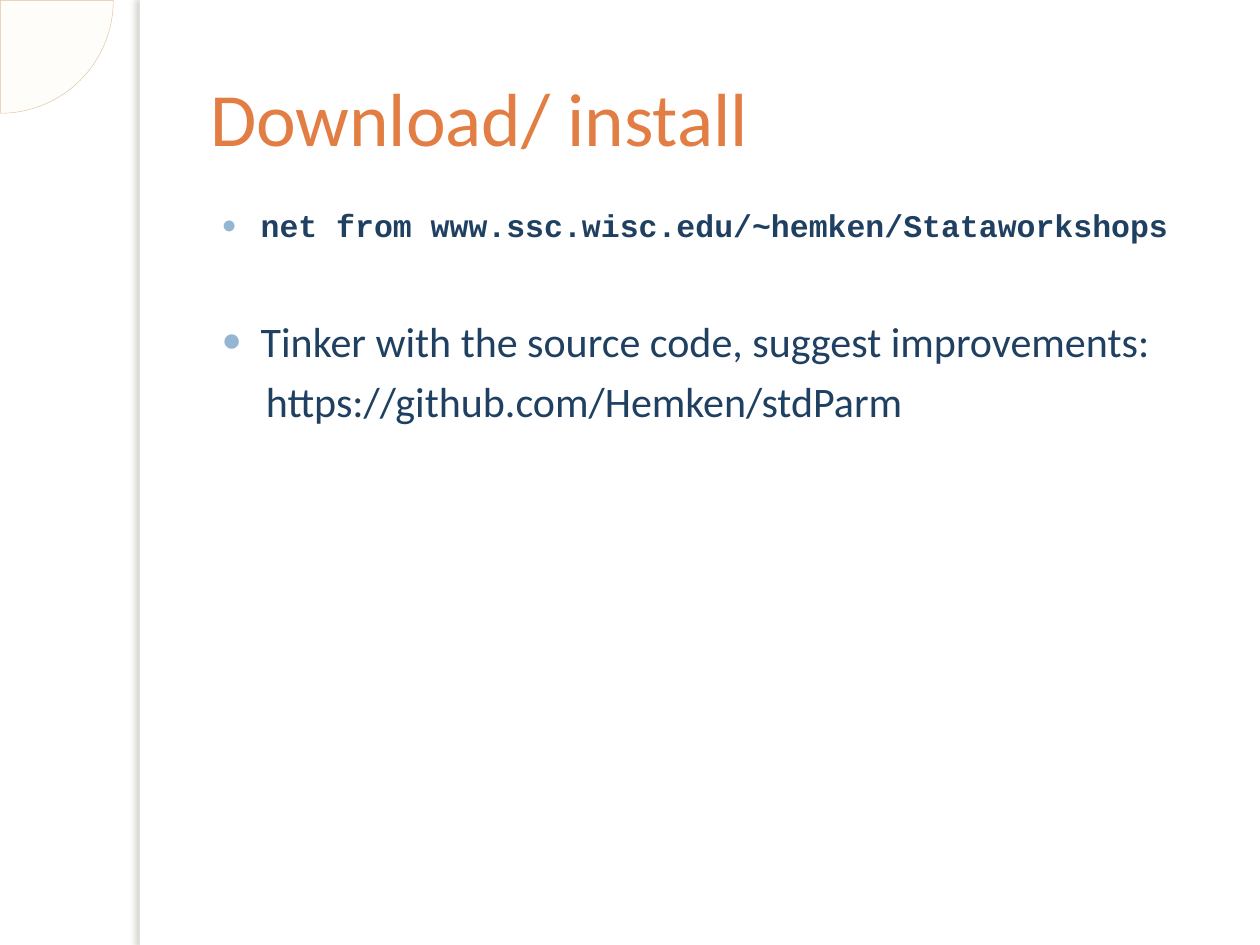
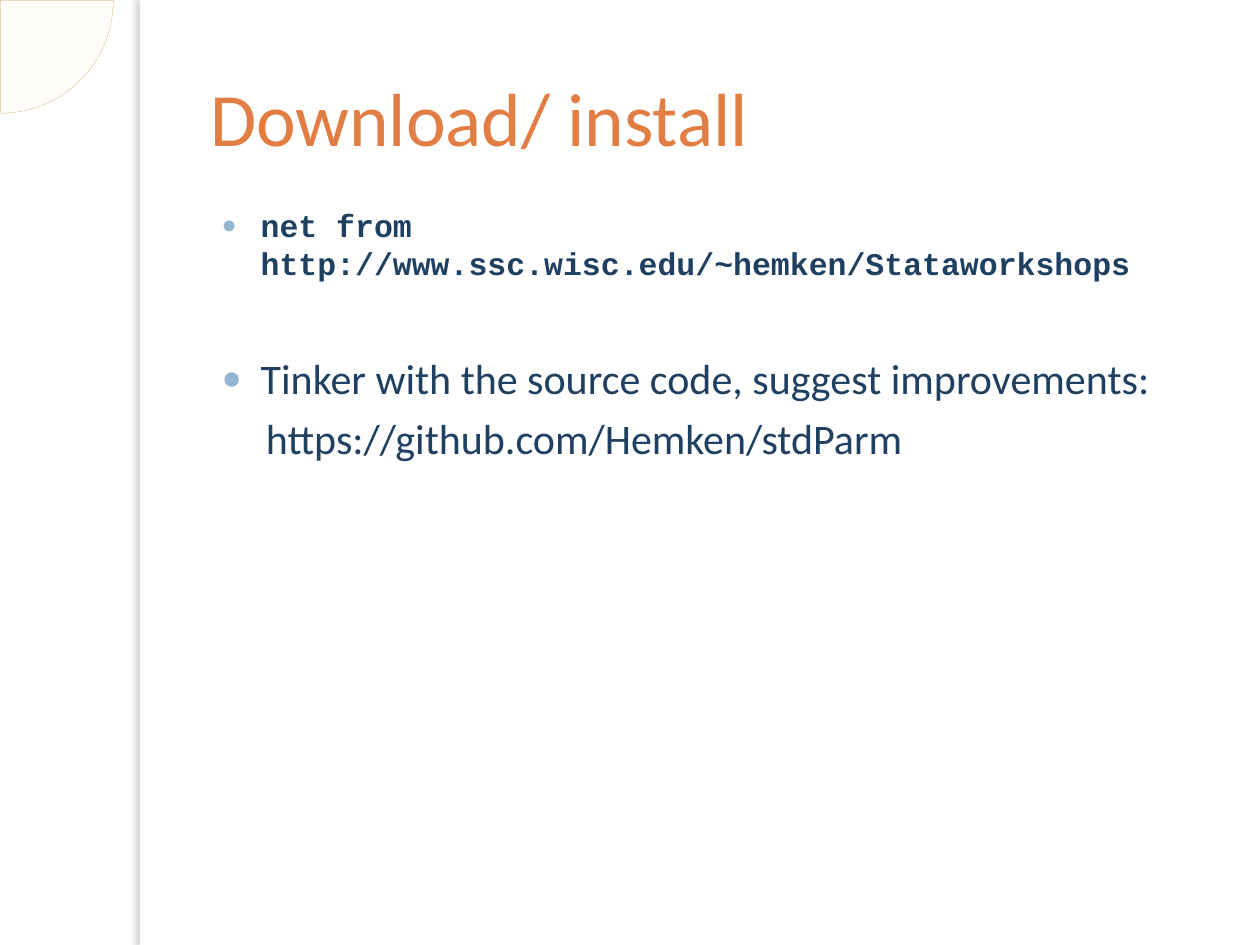
Before and after one commit to Hemken/stdParm, a slide deck: slide 42 of SSCC Post-estimation Parameter Re-centering and Rescaling.pptx. Drawn at 1260x945 pixels with LibreOffice and Linux fonts; fonts in the diff are those of the drawing; background and template pictures are left out. Boxes give left, top, right and bottom in pixels: in the first picture for what was removed or moved away, otherwise in the second. Text is boxed around its words. In the diff, an @@ line names an element or a change of style, - is before the commit and + after.

```diff
--- a/SSCC Post-estimation Parameter Re-centering and Rescaling.pptx
+++ b/SSCC Post-estimation Parameter Re-centering and Rescaling.pptx
@@ text at (x1=261, y1=214, x2=1130, y2=282): text changed @@
-● net from www.ssc.wisc.edu/~hemken/Stataworkshops
+● net from http://www.ssc.wisc.edu/~hemken/Stataworkshops
```
Also in this commit, not shown: 3 other files.
